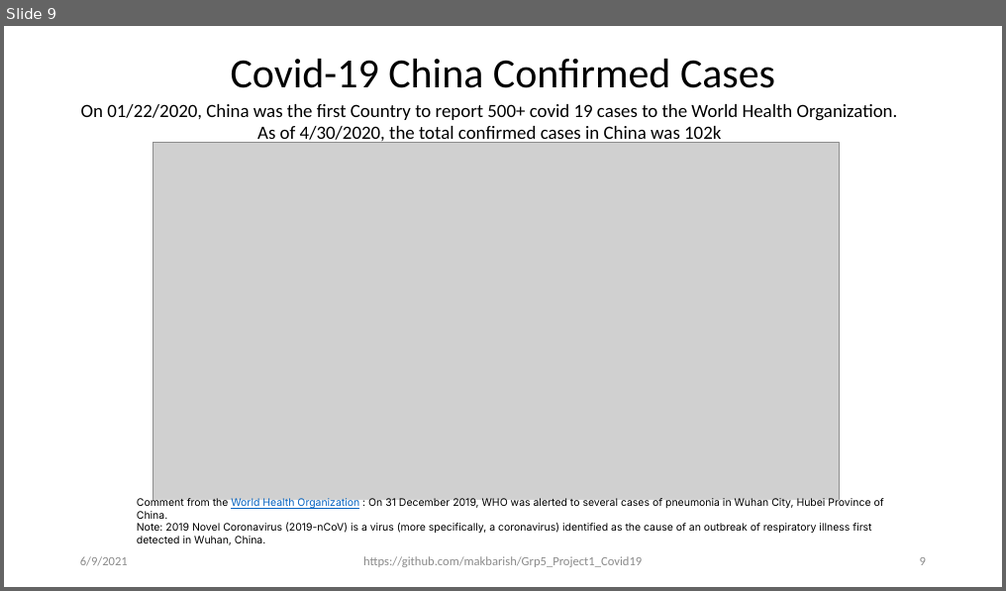
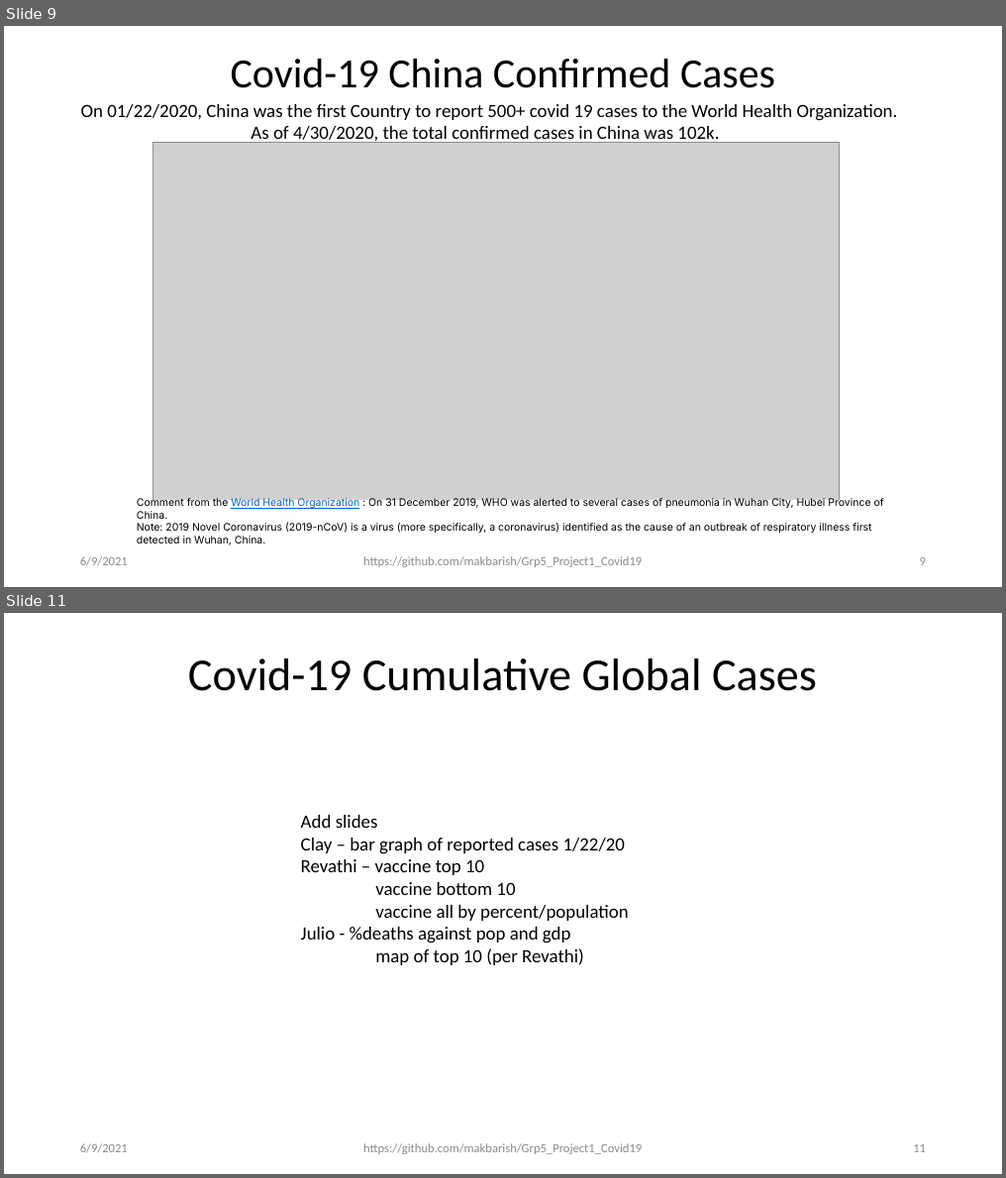
Before and after one commit to makbarish/Grp5_Project1_Covid19, a slide deck: Clay/Novel_Corona_Virus_2019.pptx. Shown one above the other, each under a label of ours: slide 9 before the commit, slides 9 and 11 after it; the slides between them are not shown. The pictures are 1006x591 and 1006x1178 pixels, drawn with LibreOffice and Linux fonts; fonts in the diff are those of the drawing; grey boxes stand for pictures. Boxes give left, top, right and bottom in pixels: in the first picture for what was removed or moved away, otherwise in the second. Text is boxed around its words. In the diff, an @@ line names an element or a change of style, - is before the commit and + after.

Commit message:
udates to the powerpoint project file _ two slides from Revathi have been added

```diff
--- a/Clay/Novel_Corona_Virus_2019.pptx
+++ b/Clay/Novel_Corona_Virus_2019.pptx
@@ slide 11 added at [4, 613, 1002, 1174], background #FFFFFF @@
@@ title added at [188, 659, 817, 691], 44 pt, text #000000 @@
+Covid-19 Cumulative Global Cases
@@ text added at [301, 815, 629, 965], 18 pt, text #000000 @@
+Add slides
+Clay – bar graph of reported cases 1/22/20
+Revathi – vaccine top 10
+vaccine bottom 10
+vaccine all by percent/population
+Julio - %deaths against pop and gdp
+map of top 10 (per Revathi)
@@ text added at [80, 1144, 128, 1154], 12 pt, text #8C8C8C @@
+6/9/2021
@@ text added at [363, 1144, 642, 1155], 12 pt, text #8C8C8C @@
+https://github.com/makbarish/Grp5_Project1_Covid19
@@ page number added at [913, 1145, 926, 1153], 12 pt, text #8C8C8C @@
+11
@@ slide 9 changed as well @@
@@ text at [81, 104, 898, 145]: text changed @@
-On 01/22/2020, China was the first Country to report 500+ covid 19 cases to the World Health Organization. As of 4/30/2020, the total confirmed cases in China was 102k
+On 01/22/2020, China was the first Country to report 500+ covid 19 cases to the World Health Organization. As of 4/30/2020, the total confirmed cases in China was 102k.
```
Also in this commit, not shown: 8 other slides changed, 4 other slides added, 3 other files.
